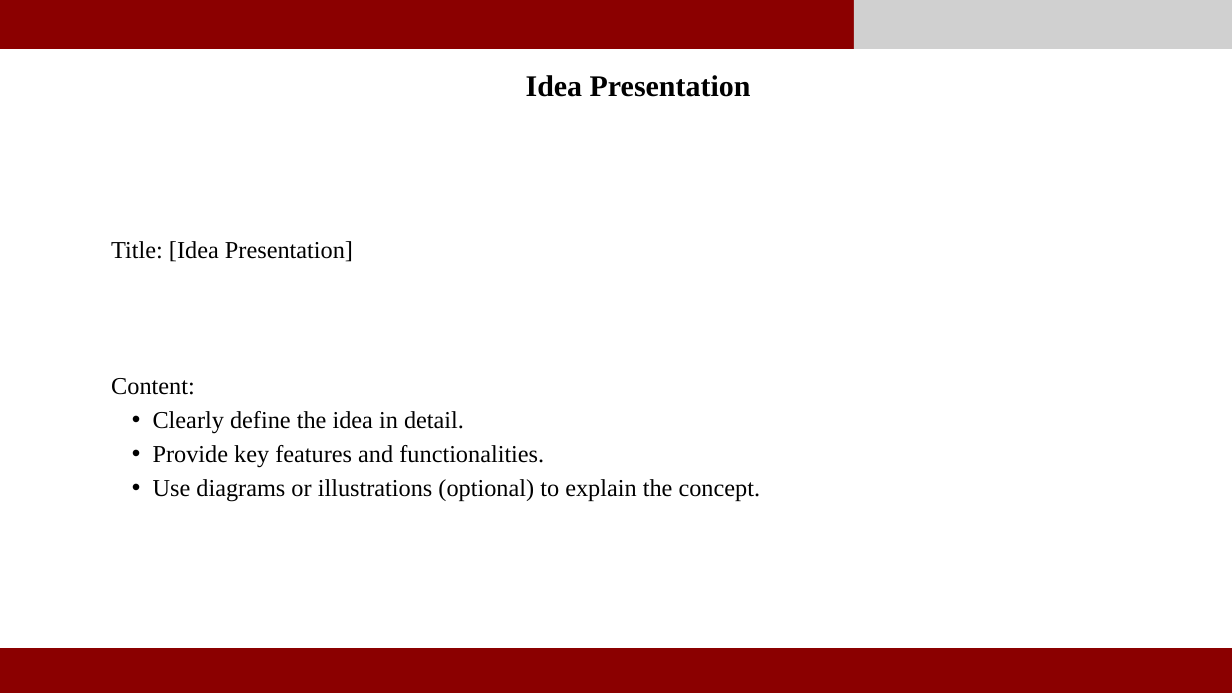
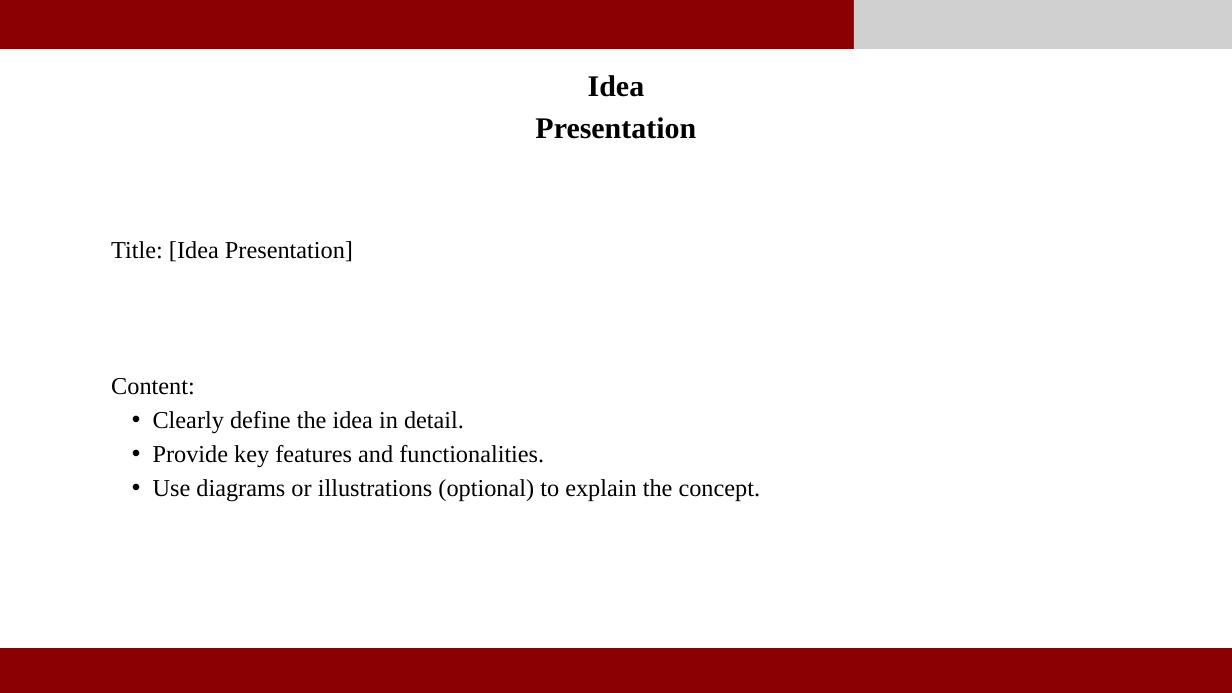
Before and after one commit to Ro706/Enthusia, a slide deck: slide 3 of public/SITnovatePresentationTemplate.pptx. Drawn at 1232x693 pixels with LibreOffice and Linux fonts; fonts in the diff are those of the drawing; grey boxes stand for pictures. Boxes give left, top, right and bottom in pixels: in the first picture for what was removed or moved away, otherwise in the second. Text is boxed around its words. In the diff, an @@ line names an element or a change of style, - is before the commit and + after.

```diff
--- a/public/SITnovatePresentationTemplate.pptx
+++ b/public/SITnovatePresentationTemplate.pptx
@@ text "Idea Presentation" rewrapped from (526,75,751,97) to (535,75,696,139) @@
```
Also in this commit, not shown: 5 other slides changed, 1 slide added, 1 other file.
